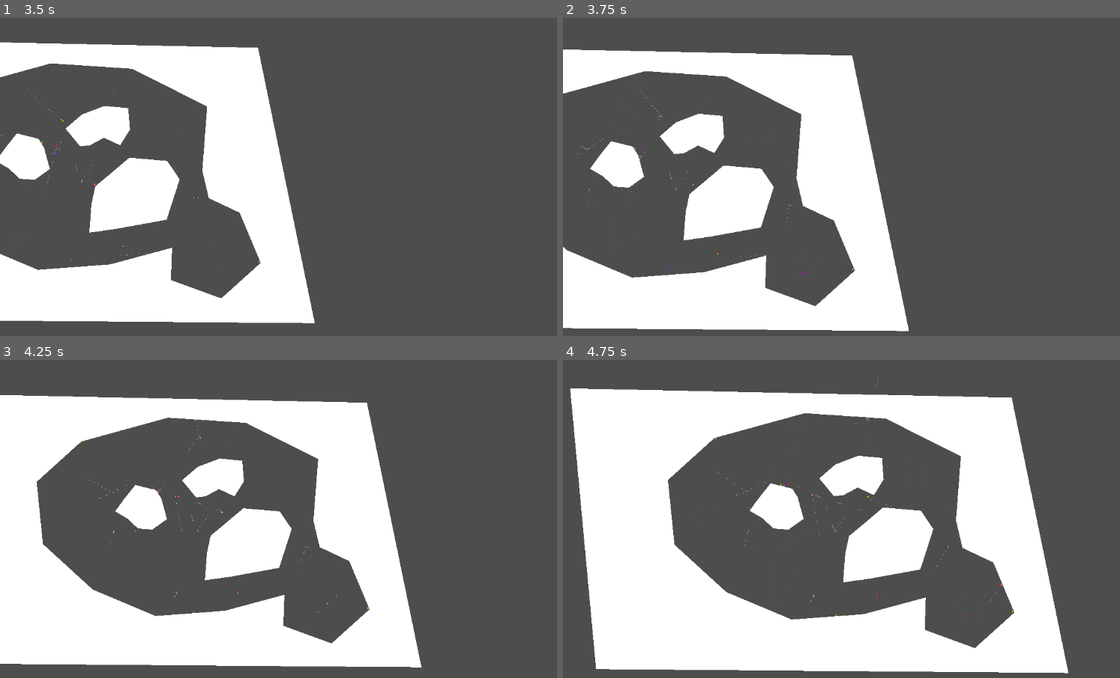
Above: before the commit, frames 1-4 (two rows, left to right).
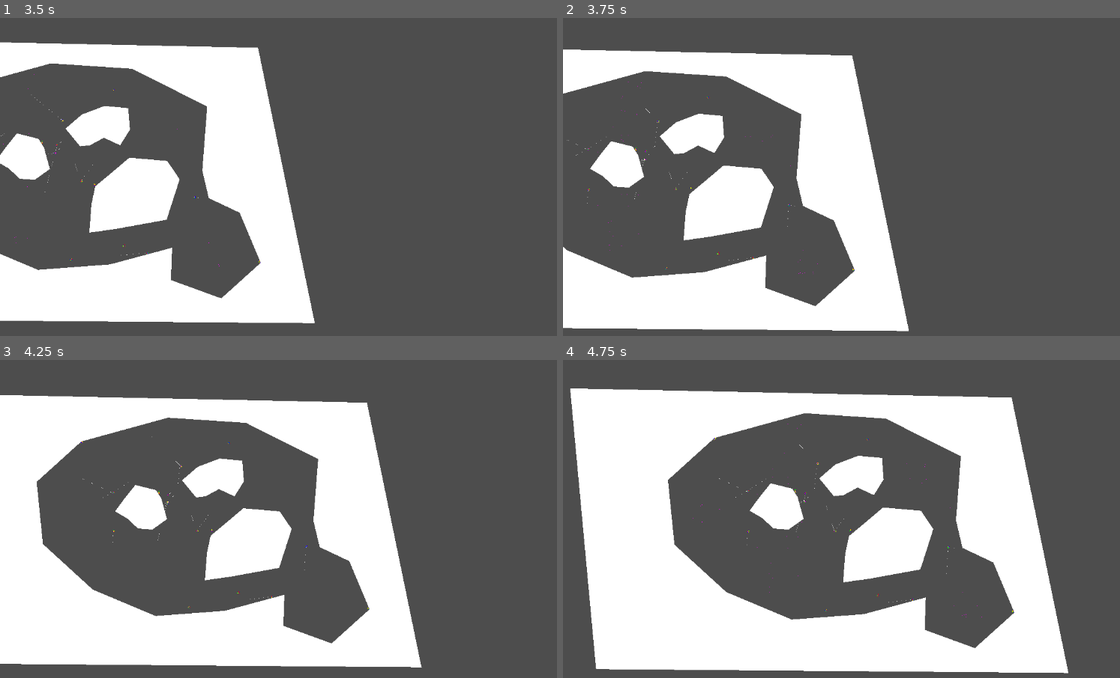
Above: after the commit, the same moments.

Repository: 06gusmog/EVOLUTIONATOR-4000
Game: Godot game, scene res://Misc/world.tscn
Two runs of this game, one before a commit and one after it. Both use one fixed random seed, a clock stepped at 60 frames per second and the inputs below.
Inputs (mouse positions are in pixels of both pictures, inside the frame that each line leads up to):
- Up to frame 1 (3.5 s): tap Enter at 0.5 s; move the mouse to (428, 170) at 0.52 s; press the mouse at (428, 170) at 0.53 s; hold Right (right) 0.53-1.28 s; tap Shift (zoom_in) at 0.8, 1.35, 3.05 s; move the mouse to (250, 250) at 1.27 s; release the mouse at (250, 250) at 1.28 s; hold Down (down) 1.28-2.03 s; click (250, 250) at 1.42 s; tap Ctrl (zoom_out) at 1.55, 2.1 s; move the mouse to (122, 138) at 2.02 s; press the mouse at (122, 138) at 2.03 s; hold Right (right) 2.03-2.78 s; move the mouse to (61, 40) at 2.77 s; release the mouse at (61, 40) at 2.78 s; hold Up (up) from 2.78 s (still down); click (61, 40) at 2.85 s
- Up to frame 2 (3.75 s): move the mouse to (624, 119) at 3.52 s; release Up (up) at 3.53 s; hold Left (left) from 3.53 s (still down); tap Space (test input) at 3.6 s; click (624, 119) at 3.67 s
- Up to frame 3 (4.25 s): keep holding Left (left); tap Ctrl (zoom_out) at 3.8 s
- Up to frame 4 (4.75 s): keep holding Left (left); move the mouse to (646, 442) at 4.27 s; tap Shift (zoom_in) at 4.35 s; click (646, 442) at 4.55 s

Frame 1 is identical in both runs. In frame 2, less than 0.1% of the frame differs, in the area x 0-53%, y 22-80%; in frame 3, less than 0.1%; in frame 4, less than 0.1%, in the area x 24-81%, y 5-81%.

Commit message:
Pause and optimization
Pause function added (just click space).
Ran into some issues with clicking, so I moved all the creature selection and camera movement code to user interface.

Diff:
--- a/Godot/Misc/Creature.gd
+++ b/Godot/Misc/Creature.gd
@@ -189,10 +189,6 @@
 		food_object.add_food(GlobalSettings.energy_dropped_min + (GlobalSettings.energy_dropped_max - GlobalSettings.energy_dropped_min) * energy / (GlobalSettings.energy_cap_PC * len(cells)), cell.global_position)
 	queue_free()
 
-func _on_input_event(_viewport, event, _shape_idx): # Box
-	if event.is_action_pressed('click'):
-		user_interface.creature_clicked(self)
-
 
 func sort_by_length(a, b):
 	if len(a) > len(b):
--- a/Godot/Misc/SimulationHandler.gd
+++ b/Godot/Misc/SimulationHandler.gd
@@ -8,8 +8,6 @@
 const CREATURE = preload("res://Misc/creature.tscn")
 @export var creature_amount: int
 @export var special_sauce_length: int = 5
-@onready var camera_2d = $Camera2D
-@export var camera_move_speed = 5.0
 @onready var food_object = $FoodObject
 @onready var spawnpoints = $Spawnpoints
 @onready var food_spawn_nodes = get_node("FoodSpawnPoints").get_children()
@@ -20,8 +18,6 @@
 	food_spawn_nodes.pop_at(-1)
 
 func _process(_delta):
-	camera_2d.position += Input.get_vector( 'left', 'right', 'up', 'down') * camera_move_speed * 1/camera_2d.zoom
-	camera_2d.zoom -= Vector2(0.01, 0.01) * Input.get_axis("zoom_in", "zoom_out") * camera_2d.zoom
 	#if Input.is_action_just_pressed("click"):
 	#	food_object.add_food(20, get_global_mouse_position())
 	if Input.is_action_just_pressed("test input"):
--- a/Godot/Misc/UserInterface.gd
+++ b/Godot/Misc/UserInterface.gd
@@ -2,8 +2,13 @@
 var creature_selected
 var rendered_creature = Image
 var connections = []
+
+@onready var camera_2d = $"../../Camera2D"
+@export var camera_move_speed = 5.0
+
 @onready var creature_sim = $"Creature View/Creature Sim"
 @onready var progress_bar = $"TabContainer/HBoxContainer/Creature View/ProgressBar"
+@onready var world = $"../.."
 
 var visual_creature_file = preload("res://Misc/UI assets/visual_creature.tscn")
 const CONNECTION2D = preload("res://Misc/UI assets/connection.gd")
@@ -13,6 +18,29 @@
 
 
 func _process(_delta):
+	camera_2d.position += Input.get_vector( 'left', 'right', 'up', 'down') * camera_move_speed * 1/camera_2d.zoom
+	camera_2d.zoom -= Vector2(0.01, 0.01) * Input.get_axis("zoom_in", "zoom_out") * camera_2d.zoom
+
+	if Input.is_action_just_pressed('Pause'):
+		if get_tree().paused:
+			print('Unpause')
+			get_tree().paused = false
+		else:
+			print('Pause')
+			get_tree().paused = true
+
+	if Input.is_action_just_pressed('click'):
+		var mouse_pos = world.get_local_mouse_position()
+		print(mouse_pos)
+		for creature in world.get_children():
+			if not creature is RigidBody2D:
+				continue
+			#print(mouse_pos.distance_squared_to(creature.global_position))
+			if mouse_pos.distance_squared_to(creature.global_position) <= creature.bounding_sphere_size*creature.bounding_sphere_size:
+				print('Click')
+				creature_clicked(creature)
+				break
+
 	if not creature_selected: # When there is no selected creature: break
 		return 0
 	var real_cells = creature_selected.cells
@@ -37,6 +65,9 @@
 	progress_bar.value = creature_selected.energy
 
 
+
+
+
 func creature_clicked(creature):
 	if is_instance_valid(creature_selected):
 		if creature_selected.get_child(0).get_child(0).visible:
--- a/Godot/Misc/world.tscn
+++ b/Godot/Misc/world.tscn
@@ -145,6 +145,7 @@
 polygon = PackedVector2Array(199, -38, 129, -44, 96, -16, 66, 9, 59, 42, 55, 95, 105, 88, 198, 71, 222, -4)
 
 [node name="CanvasLayer" type="CanvasLayer" parent="."]
+process_mode = 3
 process_priority = 1
 
 [node name="UserInterface" type="Control" parent="CanvasLayer"]
--- a/Godot/Standards/global_settings.gd
+++ b/Godot/Standards/global_settings.gd
@@ -32,7 +32,8 @@
 # Physics
 var simulation_speed = 5
 var food_cap = 1000
+var ticks_per_second = 60
 
 func _ready():
 	Engine.time_scale = simulation_speed
-	Engine.physics_ticks_per_second = Engine.physics_ticks_per_second * simulation_speed
+	Engine.physics_ticks_per_second = ticks_per_second * simulation_speed
--- a/Godot/project.godot
+++ b/Godot/project.godot
@@ -65,6 +65,11 @@
 "events": [Object(InputEventMouseButton,"resource_local_to_scene":false,"resource_name":"","device":-1,"window_id":0,"a …(257 unchanged characters)…
 ]
 }
+Pause={
+"deadzone": 0.5,
+"events": [Object(InputEventKey,"resource_local_to_scene":false,"resource_name":"","device":-1,"window_id":0,"alt_pressed":false,"shift_pressed":false,"ctrl_pressed":false,"meta_pressed":false,"pressed":false,"keycode":0,"physical_keycode":32,"key_label":0,"unicode":32,"echo":false,"script":null)
+]
+}
 
 [physics]
 
